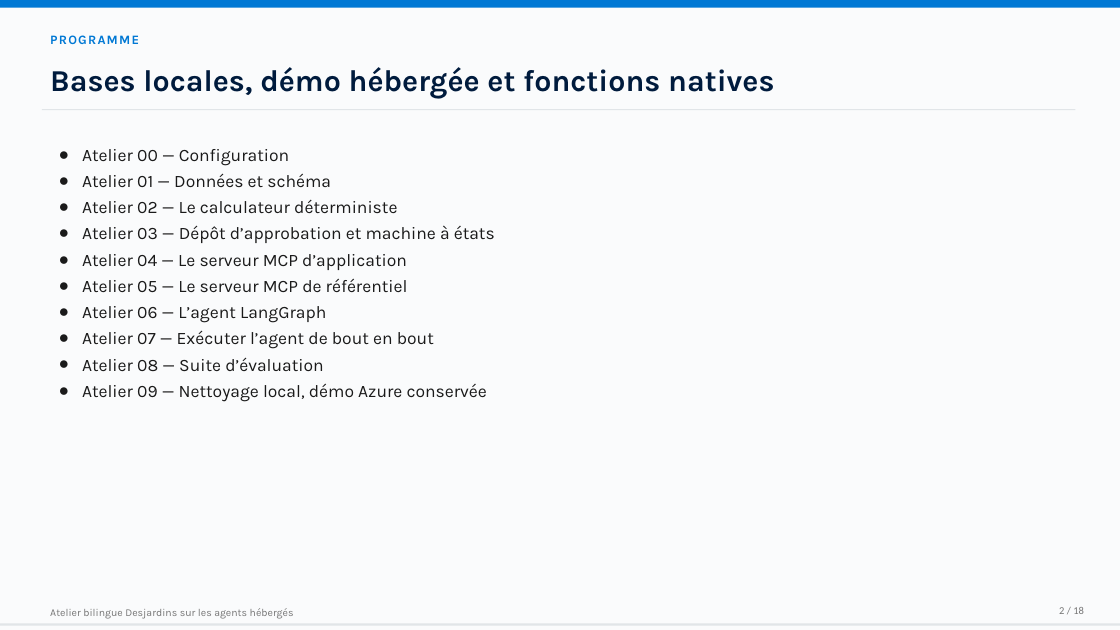
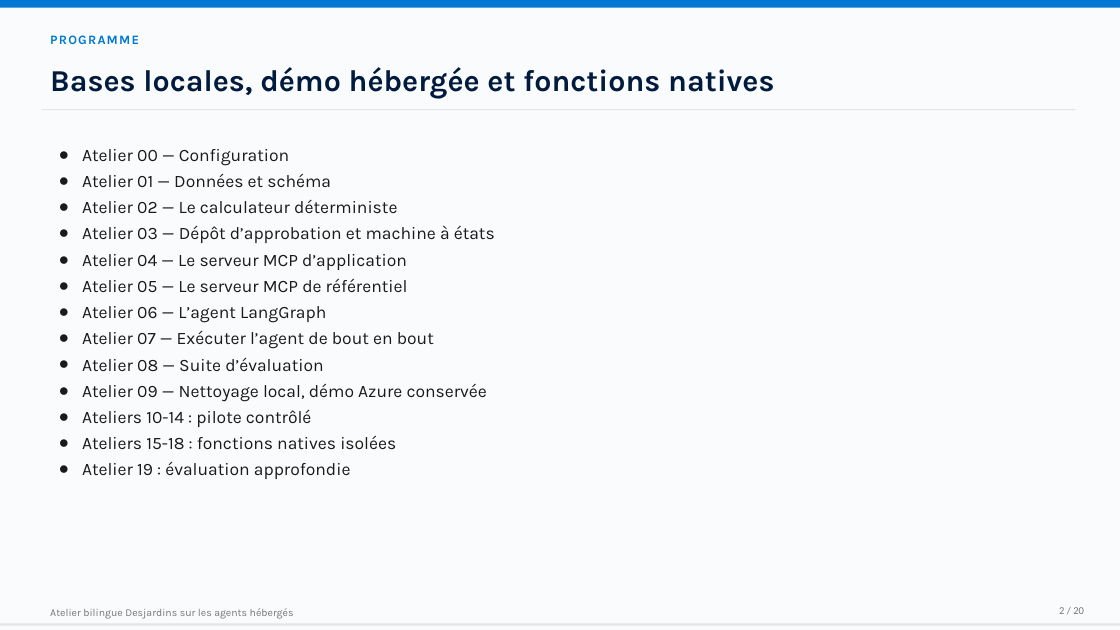
Before and after one commit to devopsabcs-engineering/foundry-hosted-agents-fsi, a slide deck: slide 2 of docs/assets/decks/foundry-hosted-agents-workshop-fsi-fr.pptx. Drawn at 1120x630 pixels with LibreOffice and Linux fonts; fonts in the diff are those of the drawing. Boxes give left, top, right and bottom in pixels: in the first picture for what was removed or moved away, otherwise in the second. Text is boxed around its words. In the diff, an @@ line names an element or a change of style, - is before the commit and + after.

```diff
--- a/docs/assets/decks/foundry-hosted-agents-workshop-fsi-fr.pptx
+++ b/docs/assets/decks/foundry-hosted-agents-workshop-fsi-fr.pptx
@@ text at box(82, 409, 396, 479): paragraphs added @@
+● Ateliers 10-14 : pilote contrôlé
+● Ateliers 15-18 : fonctions natives isolées
+● Atelier 19 : évaluation approfondie
@@ text at box(1059, 607, 1084, 614): text changed @@
-2 / 18
+2 / 20
```
Also in this commit, not shown: 17 other slides changed, 2 slides added, 20 other files.
